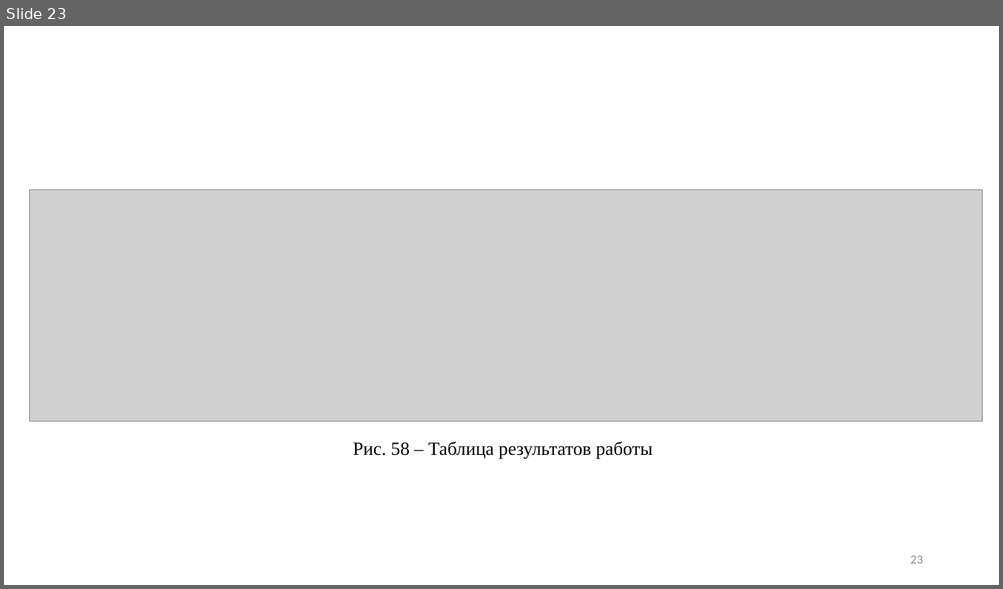
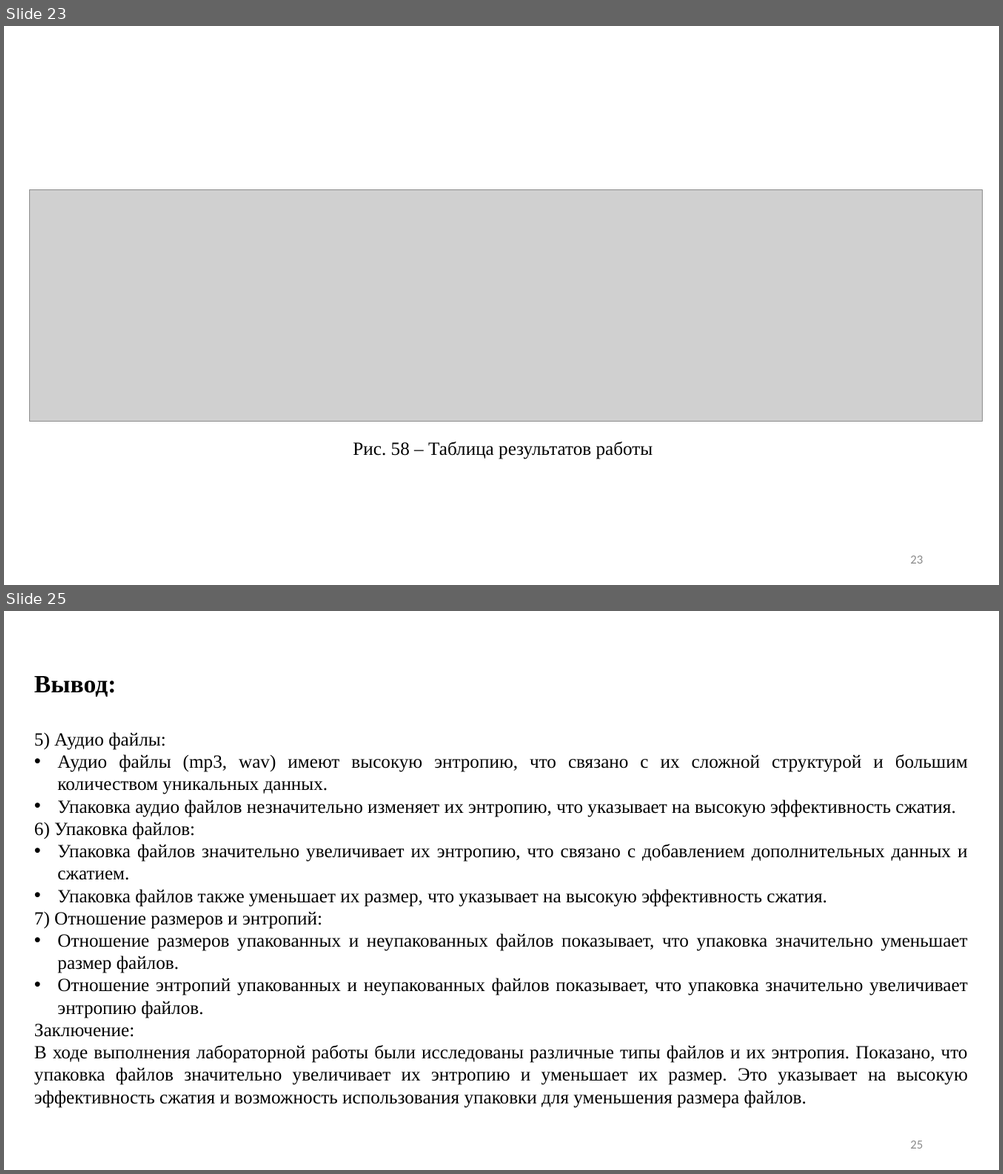
Before and after one commit to RomanKostin/Reverse_Engineering_Blinskii_Kostin_TKI-341, a slide deck: lab1/Лр1_Энтропия.pptx. Shown one above the other, each under a label of ours: slide 23 before the commit, slides 23 and 25 after it; the slides between them are not shown. The pictures are 1003x589 and 1003x1174 pixels, drawn with LibreOffice and Linux fonts; fonts in the diff are those of the drawing; grey boxes stand for pictures; background and template pictures are left out. Boxes give left, top, right and bottom in pixels: in the first picture for what was removed or moved away, otherwise in the second. Text is boxed around its words. In the diff, an @@ line names an element or a change of style, - is before the commit and + after.

```diff
--- a/lab1/Лр1_Энтропия.pptx
+++ b/lab1/Лр1_Энтропия.pptx
@@ slide 25 added at [4,611,999,1170], background picture (left out) @@
@@ text added at [34,676,967,1108], 18 pt, text #000000 @@
+Вывод:
+5) Аудио файлы:
+• Аудио файлы (mp3, wav) имеют высокую энтропию, что связано с их сложной структурой и большим количеством уникальных данных.
+• Упаковка аудио файлов незначительно изменяет их энтропию, что указывает на высокую эффективность сжатия.
+6) Упаковка файлов:
+• Упаковка файлов значительно увеличивает их энтропию, что связано с добавлением дополнительных данных и сжатием.
+• Упаковка файлов также уменьшает их размер, что указывает на высокую эффективность сжатия.
+7) Отношение размеров и энтропий:
+• Отношение размеров упакованных и неупакованных файлов показывает, что упаковка значительно уменьшает размер файлов.
+• Отношение энтропий упакованных и неупакованных файлов показывает, что упаковка значительно увеличивает энтропию файлов.
+Заключение:
+В ходе выполнения лабораторной работы были исследованы различные типы файлов и их энтропия. Показано, что упаковка файлов значительно увеличивает их энтропию и уменьшает их размер. Это указывает на высокую эффективность сжатия и возможность использования упаковки для уменьшения размера файлов.
@@ page number added at [910,1141,922,1149], 12 pt, text #8C8C8C @@
+25
```
Also in this commit, not shown: 13 slides changed.
